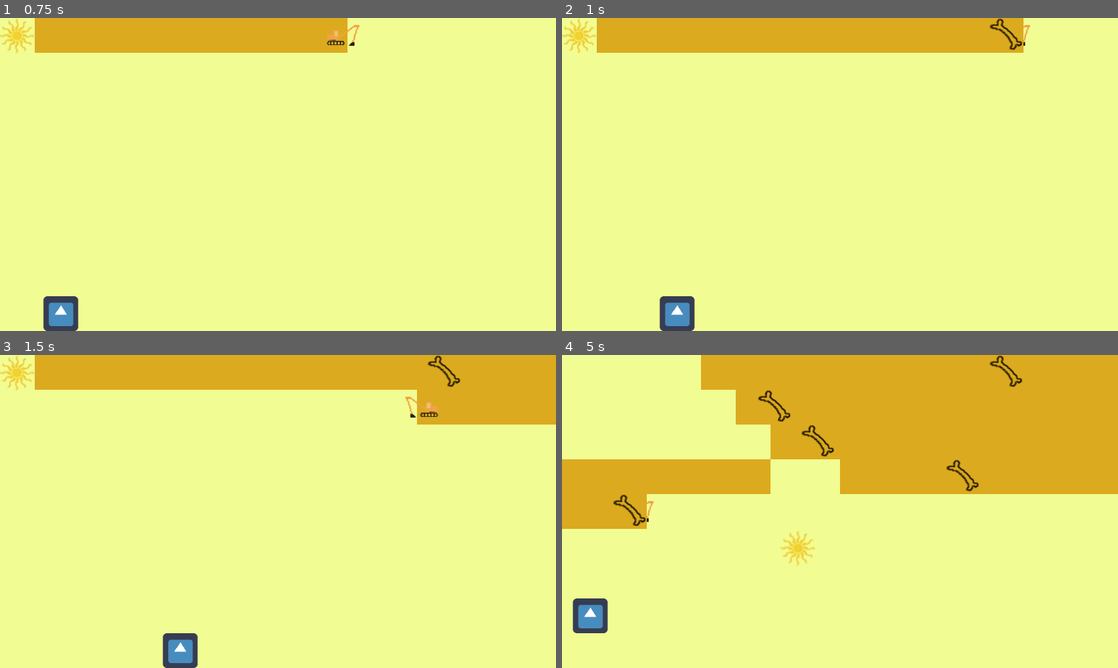
Above: before the commit, frames 1-4 (two rows, left to right).
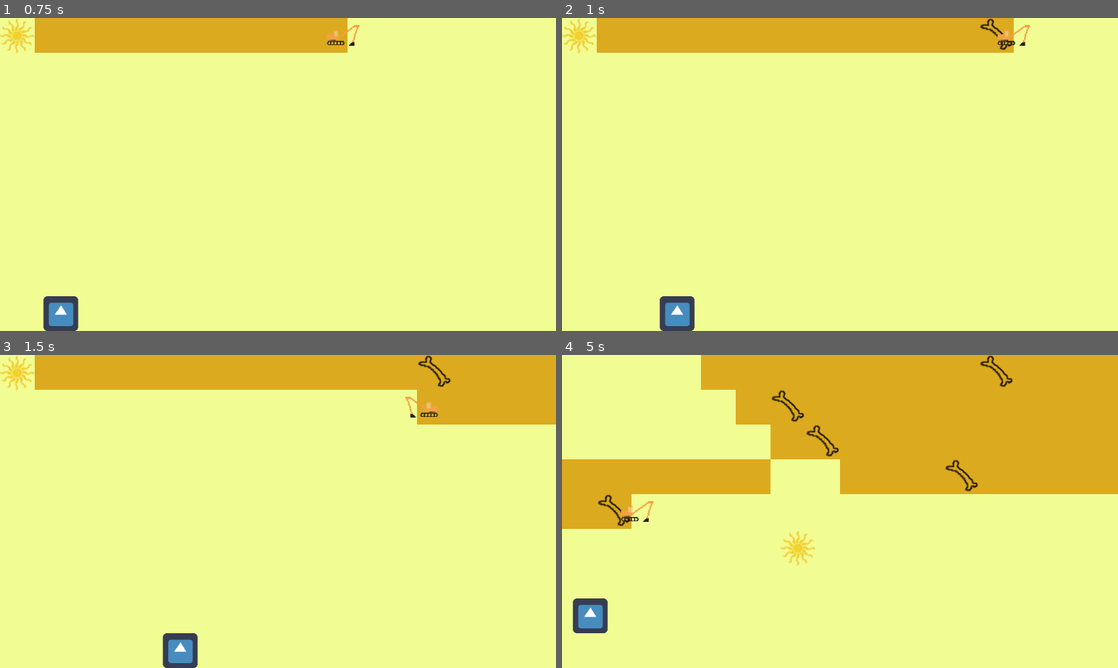
Above: after the commit, the same moments.

Repository: ImpeccableN/archeogame
Game: Godot game, scene res://Minigame1/Minigame1.tscn
The game is run twice, just before and just after one commit, with the same random seed, the same clock (stepped at 60 frames per second) and the same inputs. The project has no main scene, so this scene is started directly. The engine's default icon, where the game draws it, is replaced by a stand-in: a white triangle on a blue panel in a dark square.
Inputs:
- Up to frame 1 (0.75 s): hold D (move_right) from 0.53 s (still down)
- Up to frame 2 (1 s): keep holding D (move_right)
- Up to frame 3 (1.5 s): release D (move_right) at 1.28 s; hold S (move_down) from 1.28 s (still down)
- Up to frame 4 (5 s): release S (move_down) at 2.03 s; hold D (move_right) 2.03-2.78 s; hold W (move_up) 2.78-3.53 s; hold A (move_left) from 3.53 s (still down)

Frame 1 is identical in both runs. In frame 2, 0.5% of the frame differs, in the area x 75-83%, y 0-12%; in frame 3, 0.3%; in frame 4, 1.5%, in the area x 6-83%, y 0-56%.

Commit message:
Minigame1: fixed artefact spawn

Diff:
--- a/HeuneburgGame/Minigame1/Minigame1.gd
+++ b/HeuneburgGame/Minigame1/Minigame1.gd
@@ -12,10 +12,12 @@
 func _process(delta):
 	truck_position = truck_node.position
 	var trucked_tile : Vector2 = tilemap.world_to_map(truck_position)
-	tilemap.set_cellv(trucked_tile, 1)
+	if tilemap.get_cellv(trucked_tile) == 0:
+		tilemap.set_cellv(trucked_tile, 1)
 
 	sun_position = sun_node.position
 	var sunny_tile : Vector2 = tilemap.world_to_map(sun_position)
+
 	tilemap.set_cellv(sunny_tile, 0)
 	if sun_direction == false:
 		tilemap.set_cellv((sunny_tile)+Vector2(1,1) , 0)
@@ -27,9 +29,11 @@
 
 func _on_ArtefactSpawnTimer_timeout():
 	truck_position = truck_node.position
-	var artefact_instance = artefact_scene.instance()
-	add_child(artefact_instance)
-	artefact_instance.position = truck_position
+	var artefact_tile : Vector2 = tilemap.world_to_map(truck_position)
+	tilemap.set_cellv(artefact_tile, 2)
+#	var artefact_instance = artefact_scene.instance()
+#	add_child(artefact_instance)
+#	artefact_instance.position = truck_position
 
 
 func _on_Sun_direction_change():
